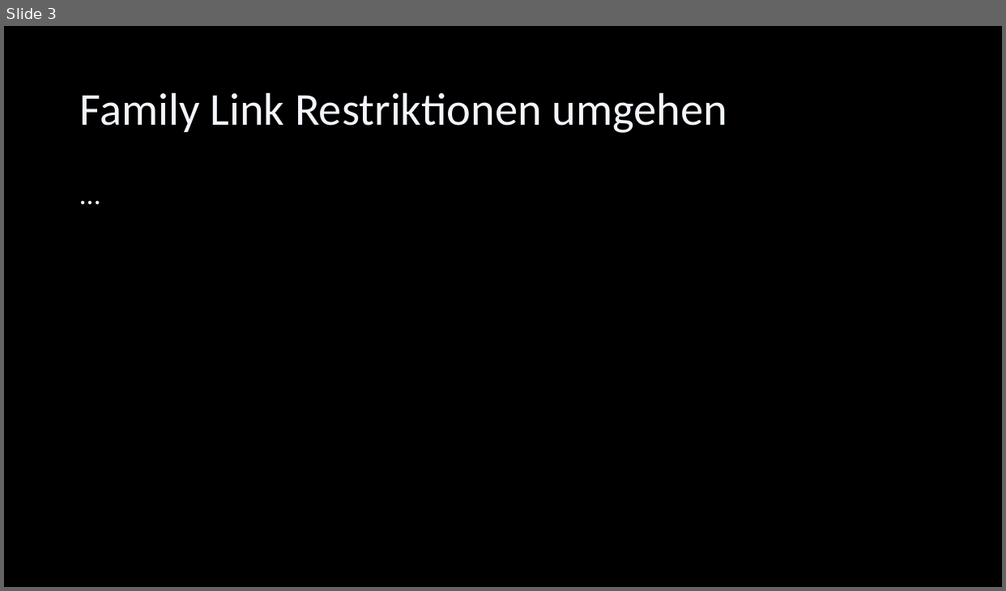
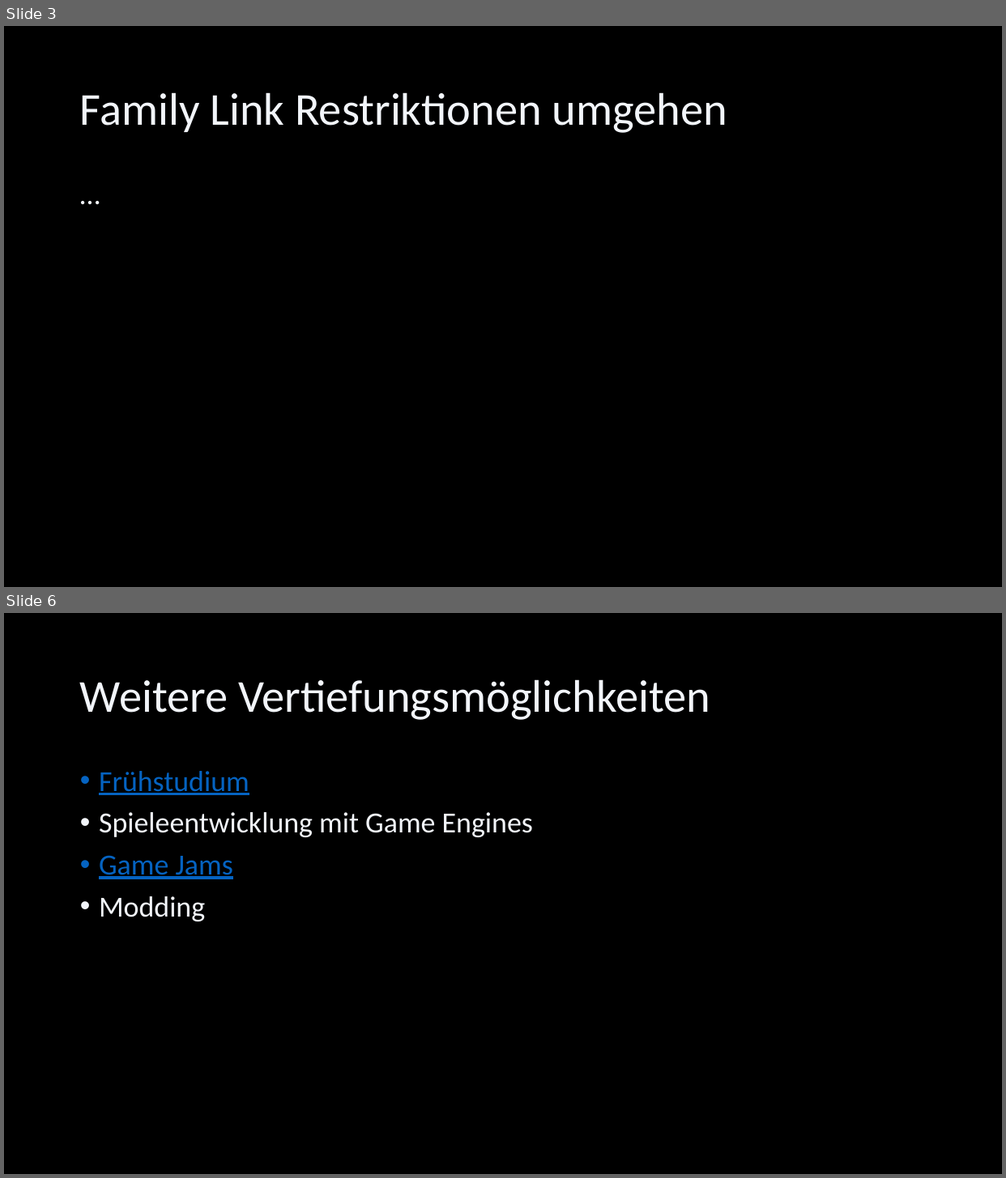
Before and after one commit to Cactusroot/Java, a slide deck: src/Infos.pptx. Shown one above the other, each under a label of ours: slide 3 before the commit, slides 3 and 6 after it; the slides between them are not shown. The pictures are 1006x591 and 1006x1178 pixels, drawn with LibreOffice and Linux fonts; fonts in the diff are those of the drawing. Boxes give left, top, right and bottom in pixels: in the first picture for what was removed or moved away, otherwise in the second. Text is boxed around its words. In the diff, an @@ line names an element or a change of style, - is before the commit and + after.

```diff
--- a/src/Infos.pptx
+++ b/src/Infos.pptx
@@ slide 6 added at [4,613,1002,1174], background #000000 @@
@@ title added at [80,679,710,720], 44 pt, text #F2F5FA @@
+Weitere Vertiefungsmöglichkeiten
@@ text added at [99,771,533,922], 28 pt, text #F2F5FA @@
+• Frühstudium
+• Spieleentwicklung mit Game Engines
+• Game Jams
+• Modding
```
Also in this commit, not shown: 3 slides changed, 1 slide removed, 2 other files.
